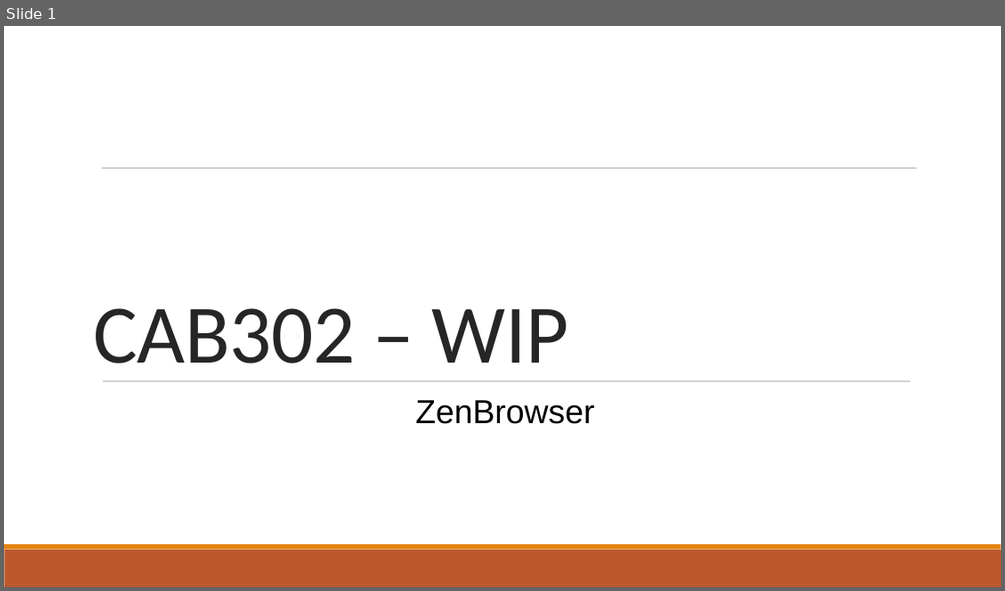
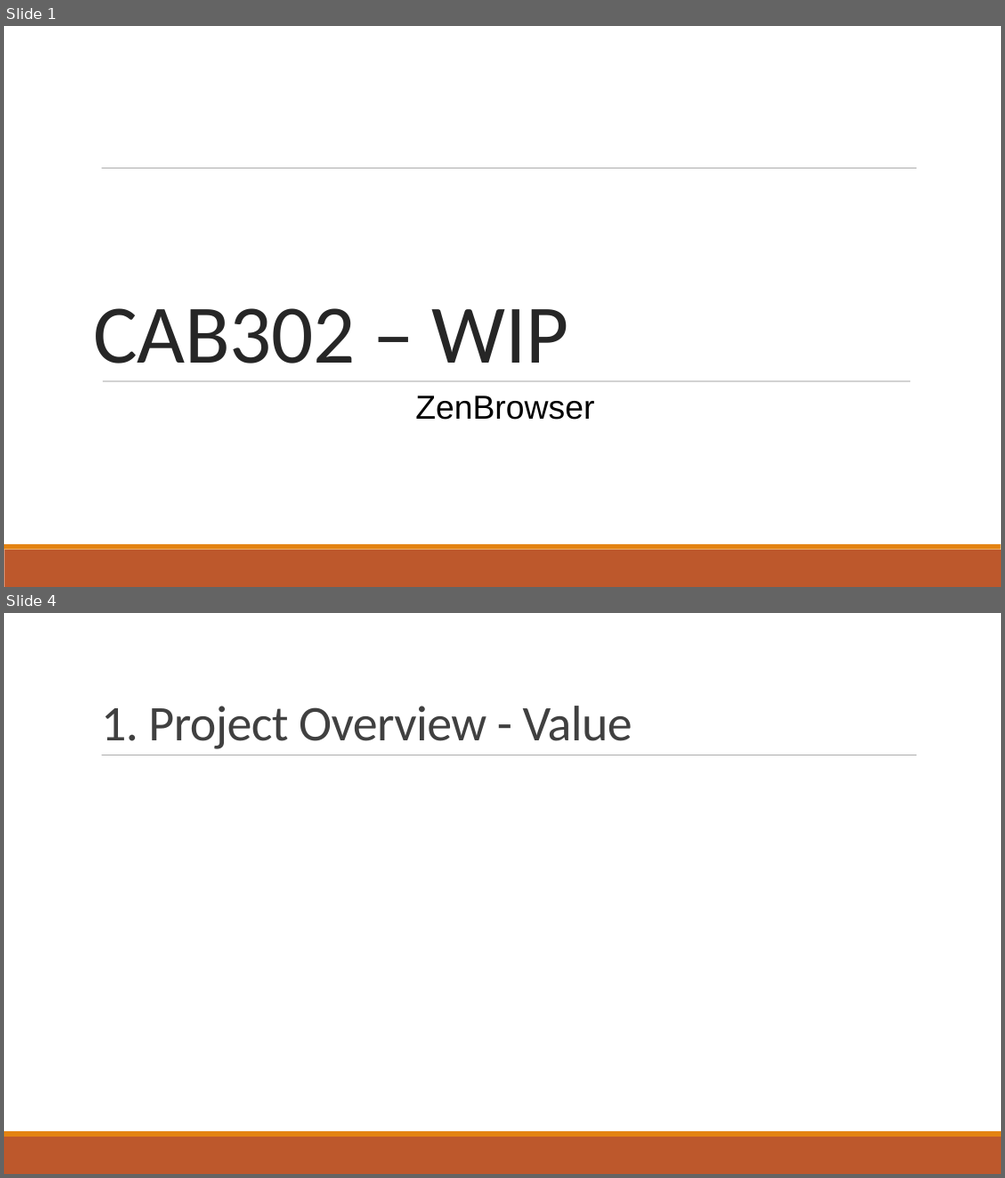
Before and after one commit to LagMechanic/CAB302_WIP, a slide deck: Documents/Presentation.pptx. Shown one above the other, each under a label of ours: slide 1 before the commit, slides 1 and 4 after it; the slides between them are not shown. The pictures are 1005x591 and 1005x1178 pixels, drawn with LibreOffice and Linux fonts; fonts in the diff are those of the drawing. Boxes give left, top, right and bottom in pixels: in the first picture for what was removed or moved away, otherwise in the second. Text is boxed around its words. In the diff, an @@ line names an element or a change of style, - is before the commit and + after.

```diff
--- a/Documents/Presentation.pptx
+++ b/Documents/Presentation.pptx
@@ slide 4 added at box(4, 613, 1001, 1174), background #FFFFFF; not listed: 3 template elements that a slide beside it also shows @@
@@ title added at box(101, 706, 632, 749), 48 pt, text #404040 @@
+1. Project Overview - Value
@@ slide 1 changed as well @@
@@ subtitle "ZenBrowser" at box(415, 395, 594, 419): indent changed; line spacing 1 to 0.9; more space between paragraphs @@
```
Also in this commit, not shown: 5 other slides changed, 2 other slides added, 1 slide removed.
